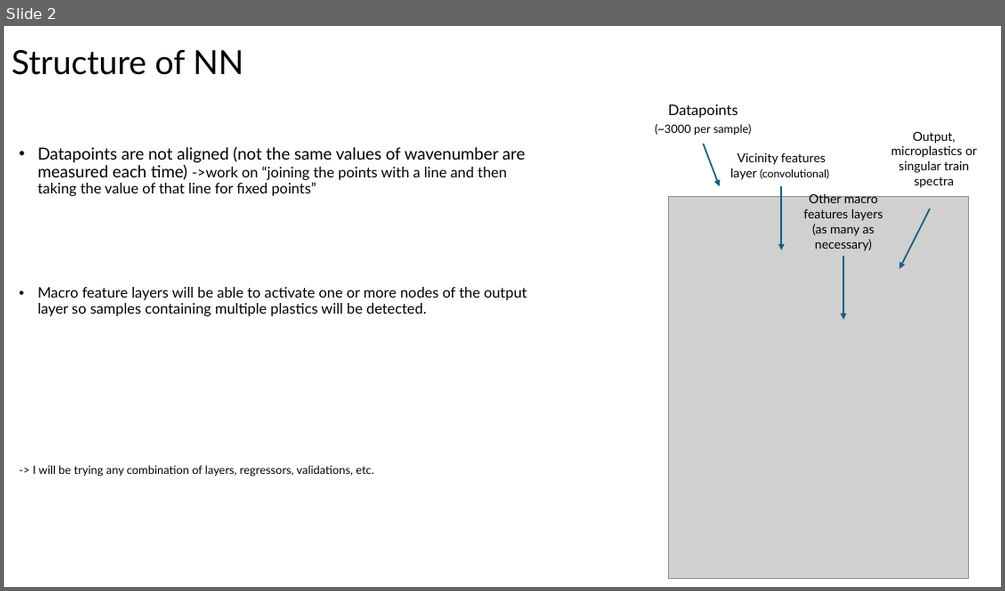
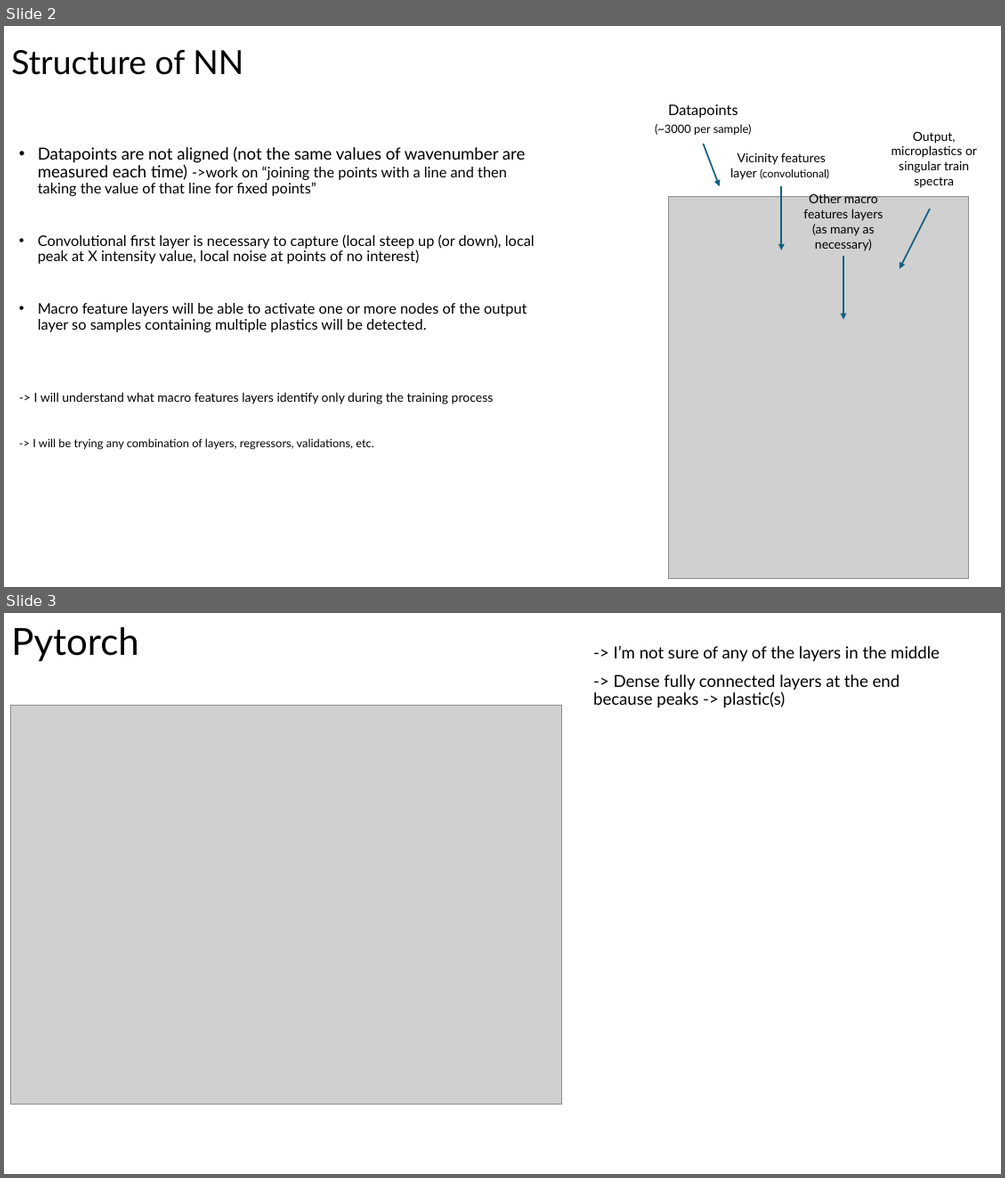
Before and after one commit to blichub/temp_raman_personal, a slide deck: raman_week5.pptx. Shown one above the other, each under a label of ours: slide 2 before the commit, slides 2 and 3 after it. The pictures are 1005x591 and 1005x1178 pixels, drawn with LibreOffice and Linux fonts; fonts in the diff are those of the drawing; grey boxes stand for pictures. Boxes give left, top, right and bottom in pixels: in the first picture for what was removed or moved away, otherwise in the second. Text is boxed around its words. In the diff, an @@ line names an element or a change of style, - is before the commit and + after.

```diff
--- a/raman_week5.pptx
+++ b/raman_week5.pptx
@@ slide 3 added at <box>4,613,1001,1174</box>, background #FFFFFF @@
@@ title added at <box>11,627,138,662</box>, 36 pt, text #000000 @@
+Pytorch
@@ text added at <box>593,646,939,708</box>, 16 pt, text #000000 @@
+-> I’m not sure of any of the layers in the middle
+-> Dense fully connected layers at the end because peaks -> plastic(s)
@@ picture added at <box>10,705,562,1103</box> @@
@@ slide 2 changed as well @@
@@ text at <box>38,234,534,264</box>: paragraph added @@
+• Convolutional first layer is necessary to capture (local steep up (or down), local peak at X intensity value, local noise at points of no interest)
@@ text at <box>34,392,494,404</box>: paragraph added @@
+-> I will understand what macro features layers identify only during the training process
```
Also in this commit, not shown: 1 other slide changed, 1 other slide added, 1 slide removed, 7 other files.
